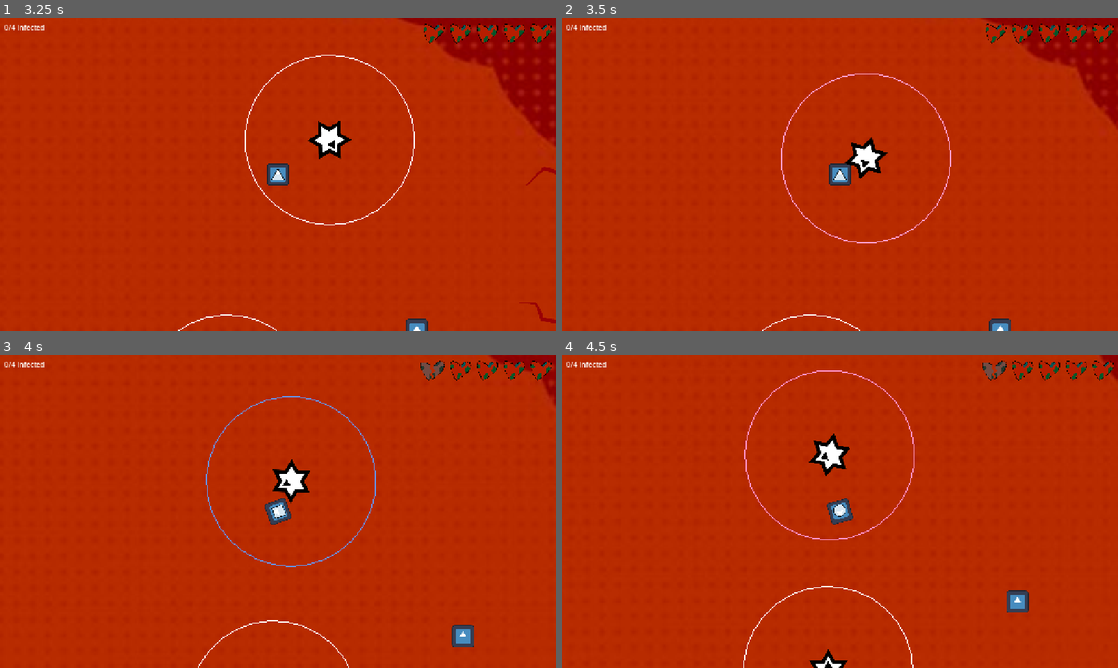
Above: before the commit, frames 1-4 (two rows, left to right).
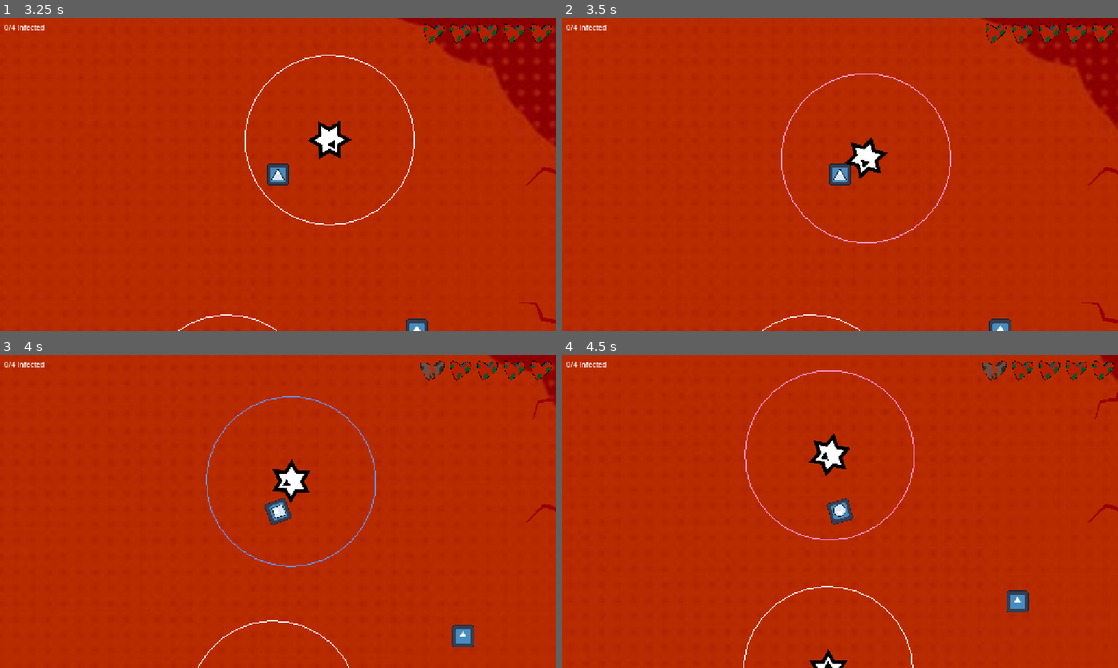
Above: after the commit, the same moments.

Repository: MarkusSecundus/GlobalJam_2026
Game: Godot game, scene res://maps/test_map.tscn
Same seed, same stepped clock (60 frames per second), same inputs: the game is played once before the commit and once after it. The engine's default icon, where the game draws it, is replaced by a stand-in: a white triangle on a blue panel in a dark square.
Inputs:
- Up to frame 1 (3.25 s): hold W (Up) 0.53-2.03 s; tap one key every 0.75 s from 0.6 s: 1 (Mask1) 2 (Mask2) 3 (Mask3) 1 (Mask1); hold A (Left) from 2.03 s (still down)
- Up to frame 2 (3.5 s): keep holding A (Left)
- Up to frame 3 (4 s): release A (Left) at 3.53 s; hold S (Down) from 3.53 s (still down); tap 2 (Mask2) at 3.6 s
- Up to frame 4 (4.5 s): release S (Down) at 4.28 s; hold D (Right) from 4.28 s (still down); tap 3 (Mask3) at 4.35 s

Frame 1 is identical in both runs. In frame 2, 0.1% of the frame differs, in the area x 93-100%, y 47-98%; in frame 3, less than 0.1%; in frame 4, 0.1%.

Commit message:
only guide towards non infected points

Diff:
--- a/scripts/map/infection_point.gd
+++ b/scripts/map/infection_point.gd
@@ -44,6 +44,7 @@
 
 	if progress_bar.value >= 100 and not is_infected:
 		is_infected = true
+		hint_compass.close_infection_points.erase(self)
 		GameState.infected_points += 1
 		GameState.player_gain_hp()
 		progress_bar.hide()
@@ -60,9 +61,11 @@
 
 func _on_area_2d_hint_body_entered(body: Node2D) -> void:
 	if (body.name == "Player"):
-		hint_compass.close_infection_points.append(self)
+		if not is_infected:
+			hint_compass.close_infection_points.append(self)
 
 
 func _on_area_2d_hint_body_exited(body: Node2D) -> void:
 	if (body.name == "Player"):
-		hint_compass.close_infection_points.erase(self)
+		if not hint_compass.close_infection_points.has(self):
+			hint_compass.close_infection_points.erase(self)
